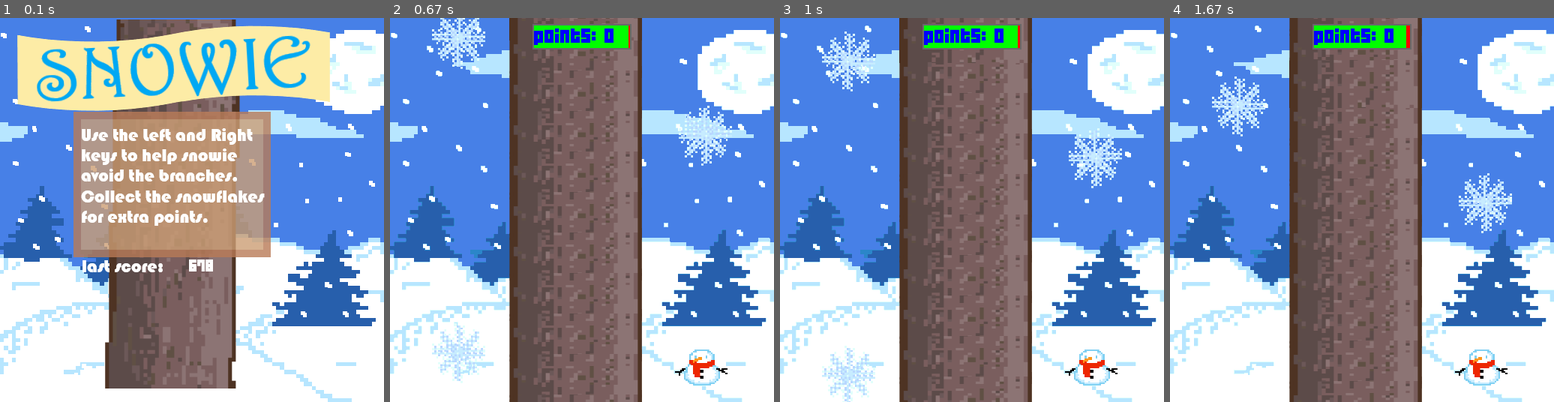
Above: before the commit, frames 1-4 (left to right).
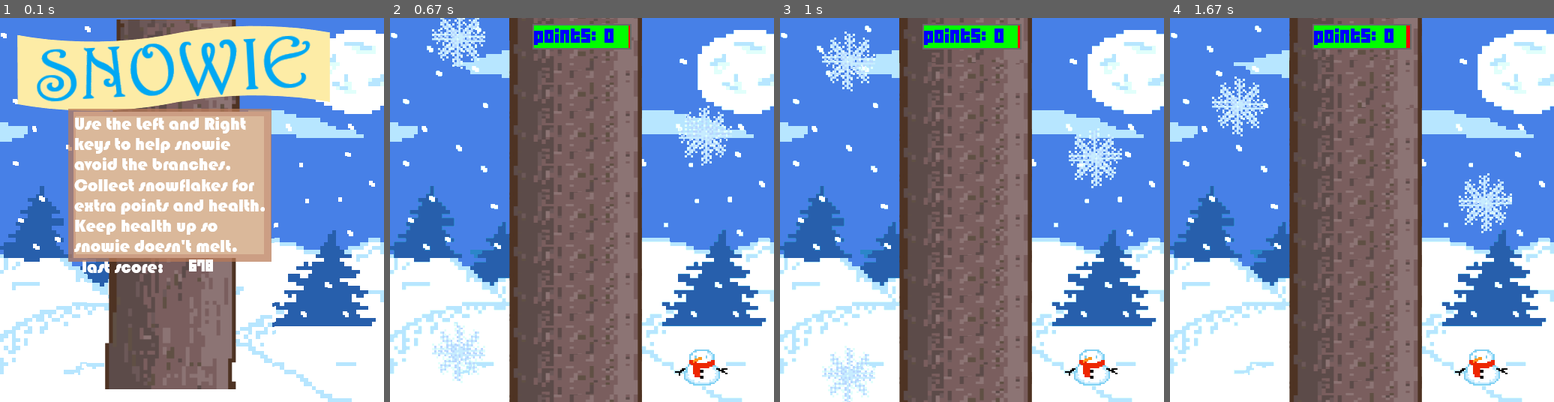
Above: after the commit, the same moments.

Repository: HeyItsBethany3/Game-Project
Game: pygame game, started from game.py
Two runs of this game, one before a commit and one after it. Both use one fixed random seed, a clock stepped at 60 frames per second and the inputs below.
Inputs:
- Up to frame 1 (0.1 s): no input
- Up to frame 2 (0.67 s): tap Enter at 0.33 s
- Up to frame 3 (1 s): no input
- Up to frame 4 (1.67 s): no input

The runs differ from the first frame. In frame 1, 20% of the frame differs, in the area x 17-72%, y 23-97%; in frame 2, nothing differs; in frame 3, nothing differs; in frame 4, nothing differs.

Commit message:
Changed instruction page

Diff:
--- a/game.py
+++ b/game.py
@@ -22,7 +22,7 @@
 
 # Set display
 background = GameImage('sprite/scenario/scenarionew.png')
-menu_bg = GameImage('sprite/scenario/newbkg.png')
+menu_bg = GameImage('sprite/scenario/start1.png')
 game_over = GameImage('sprite/scenario/GameOver1.png')
 button = GameImage('sprite/scenario/button1.png', 0, -140)
 
@@ -422,7 +422,7 @@
         # Menu screen
 
         background.draw()
-        if counter < 400:
+        if counter < 500:
             # Initially display instructions for some time
             menu_bg.draw()
             window.draw_text(str(score_manager.get_records()), 512 - 260, 320, color=(255,255,255), font_file='font.TTF', size=20)
Binary file removed: sprite/scenario/oldstart1.png
Binary file changed: sprite/scenario/start1.png
